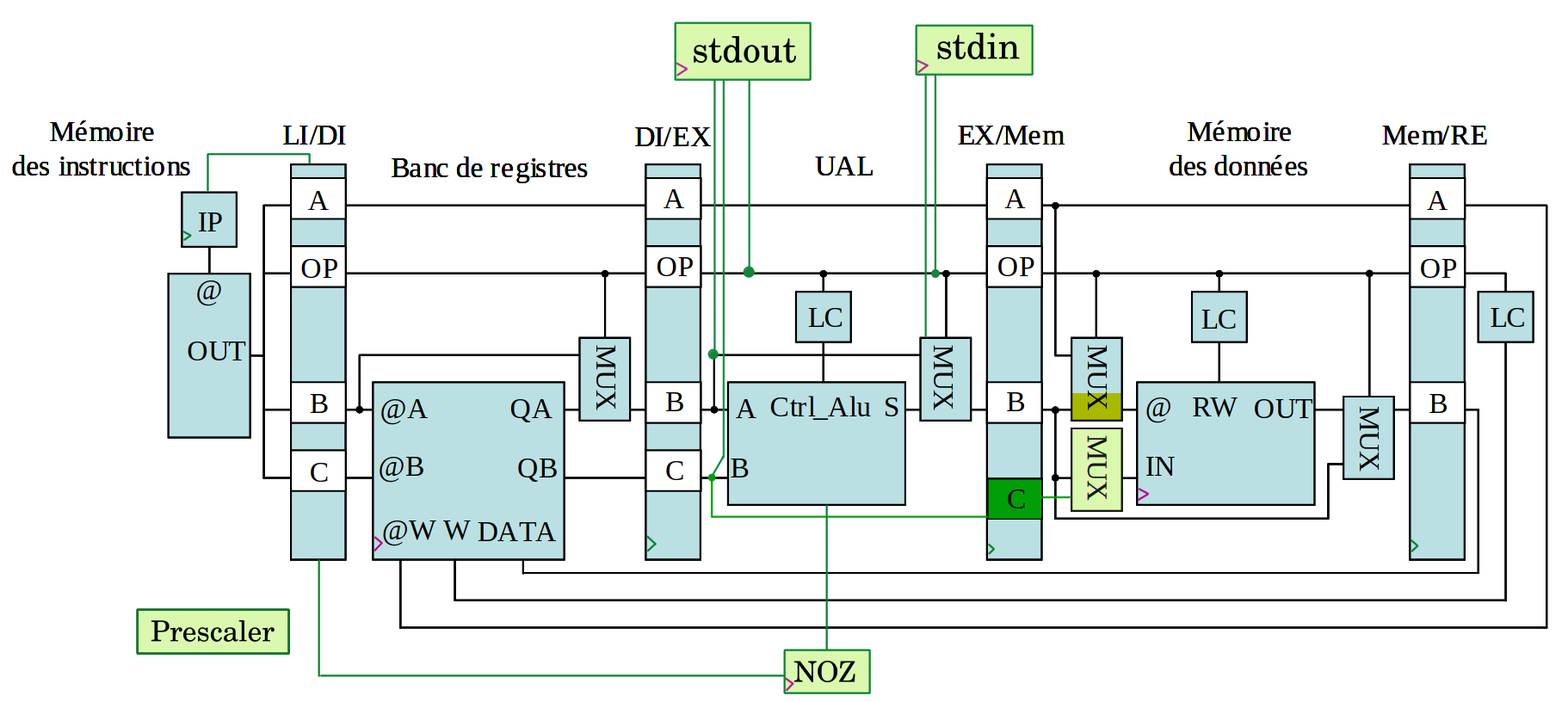
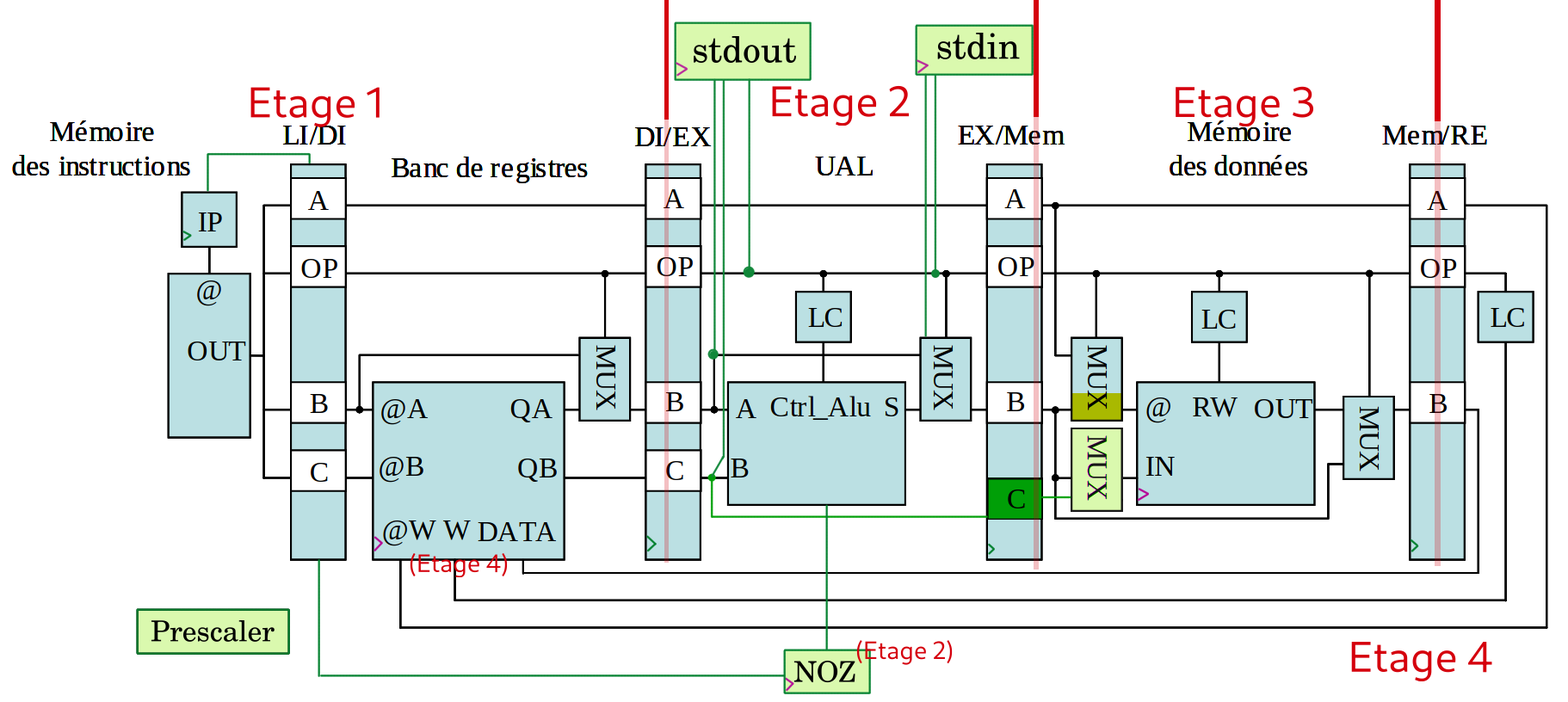
Layered file, before and after one edit (1568×702). Changes by layer:
added layer "Paint Layer 10" (1st of 4) (25%) above "Paint Layer 10" over [664, 110, 669, 563]
added layer "Paint Layer 10" (2nd of 4) (25%) above "Paint Layer 11" over [1033, 110, 1039, 570]
added layer "Paint Layer 10" (3rd of 4) (25%) above "Paint Layer 10" over [1434, 110, 1441, 567]
added layer "Paint Layer 10" (4th of 4) above "Vector Layer 3" over [664, 0, 1441, 570]
